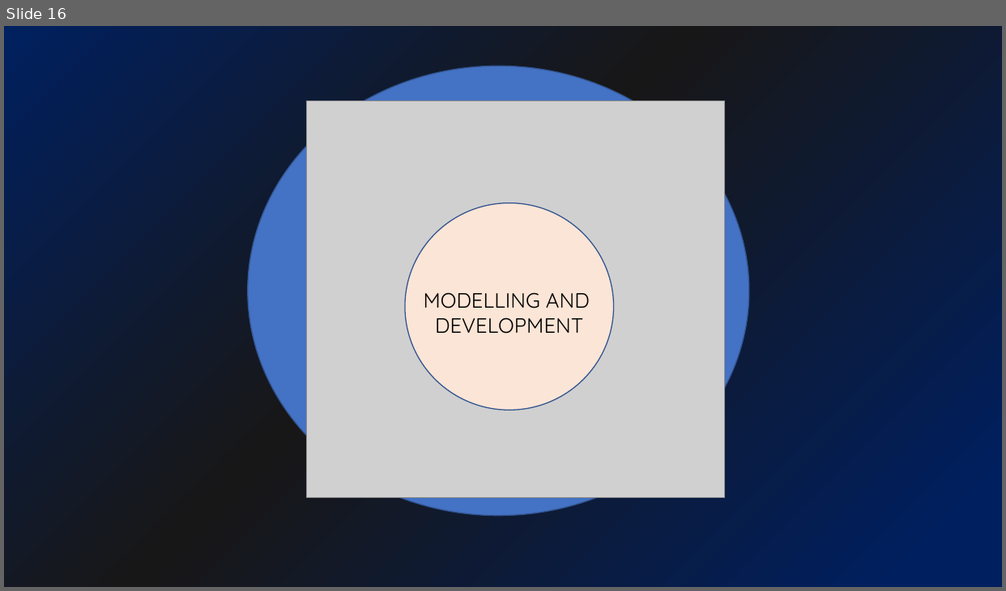
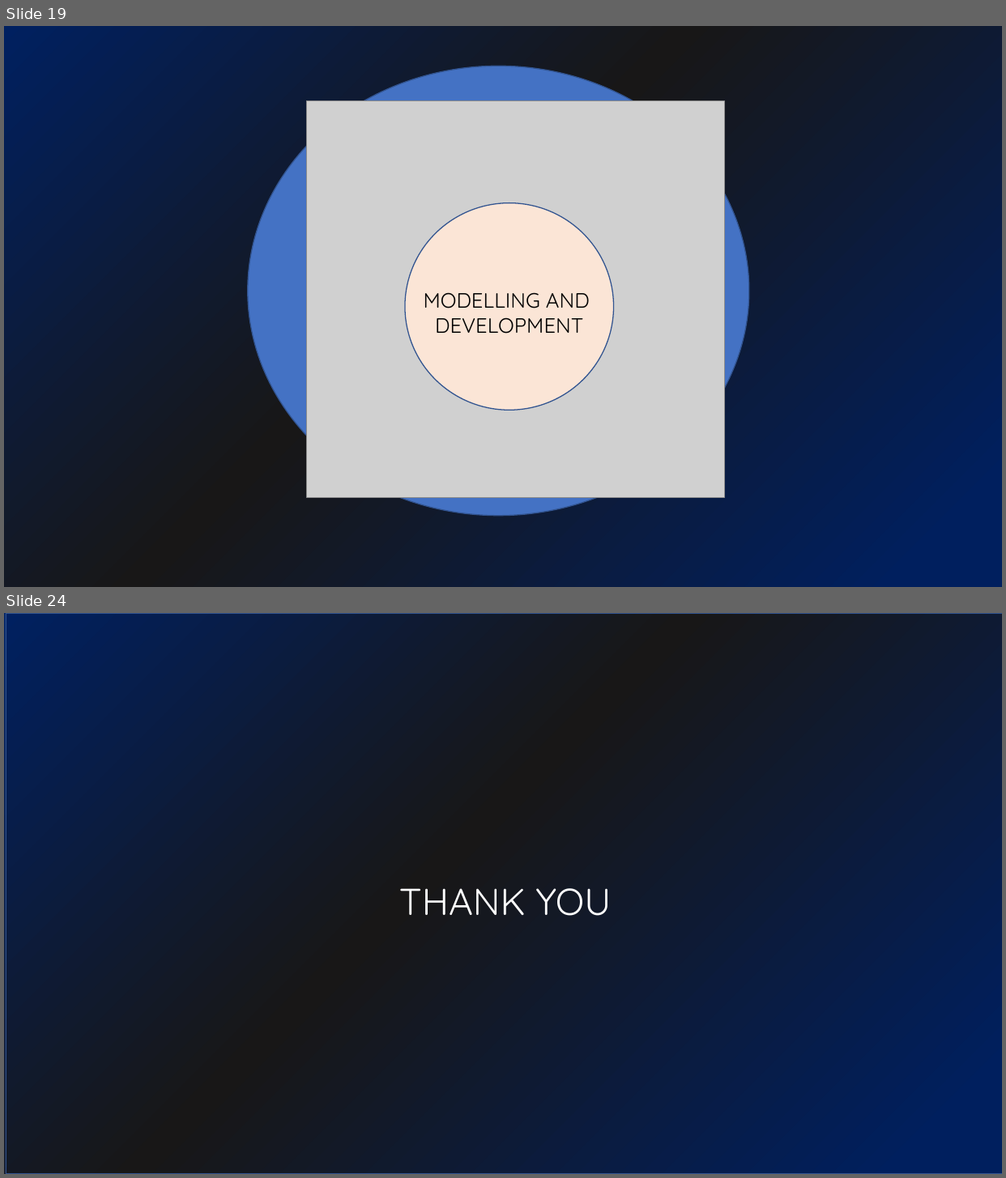
Before and after one commit to yodialfa/BPJSCostPrediction-Hackathon, a slide deck: bpjs.pptx. Shown one above the other, each under a label of ours: slide 16 before the commit, slides 19 and 24 after it; the slides between them are not shown. The pictures are 1006x591 and 1006x1178 pixels, drawn with LibreOffice and Linux fonts; fonts in the diff are those of the drawing; grey boxes stand for pictures. Boxes give left, top, right and bottom in pixels: in the first picture for what was removed or moved away, otherwise in the second. Text is boxed around its words. In the diff, an @@ line names an element or a change of style, - is before the commit and + after.

```diff
--- a/bpjs.pptx
+++ b/bpjs.pptx
@@ slide 24 added at (4,613,1002,1174), background gradient #001F5E to #181717 to #002060 @@
@@ ellipse added at (4,613,1002,1174), fill #4472C4 at 11% opacity, outline #325491 1 pt @@
@@ rectangle added at (6,613,1002,1174), fill gradient #001F5E to #181717 to #002060, outline #325491 1 pt @@
@@ text added at (399,888,611,916), 36 pt, text #FFFFFF @@
+THANK YOU
@@ what was slide 16 is now slide 19 @@
```
Also in this commit, not shown: 3 slides changed, 6 other slides added, 2 other files.
